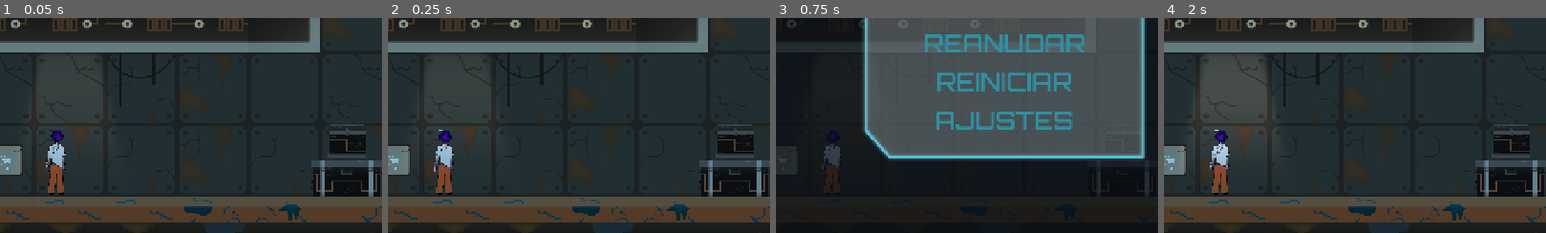
Above: before the commit, frames 1-4 (left to right).
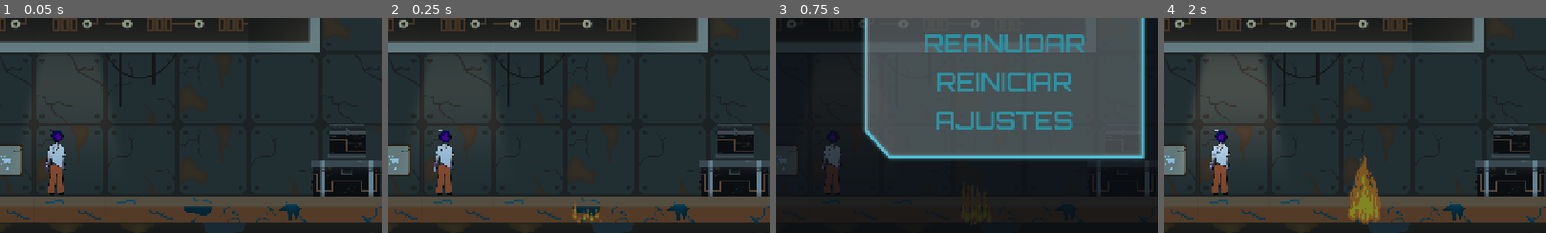
Above: after the commit, the same moments.

Repository: nati9v/Grupo-B
Game: Godot game, scene res://Scenes/Niveles/lvl1.tscn
Same seed, same stepped clock (60 frames per second), same inputs: the game is played once before the commit and once after it.
Inputs (mouse positions are % of the whole screen's width and height, from its top left):
- Up to frame 1 (0.05 s): no input
- Up to frame 2 (0.25 s): no input
- Up to frame 3 (0.75 s): click (91, 14) at 0.5 s
- Up to frame 4 (2 s): click "REINICIAR" at 1.25 s
The pictures show only the part of the screen within x 20-70%, y 40-90%; the shares and areas given below are measured in that part.

Frame 1 is identical in both runs. In frame 2, 0.2% of the frame differs, in the area x 48-56%, y 86-96%; in frame 3, 0.3%; in frame 4, 1.7%, in the area x 48-57%, y 64-96%.

Commit message:
sonidos de trampas

Diff:
--- a/Scenes/Niveles/lvl1.tscn
+++ b/Scenes/Niveles/lvl1.tscn
@@ -26,6 +26,7 @@
 [ext_resource type="Script" uid="uid://c0nb04m1t4wgt" path="res://Code/luces.gd" id="22_qjt1l"]
 [ext_resource type="PackedScene" uid="uid://btygccneo307t" path="res://Scenes/Mecanismos/plataforma_Vertical.tscn" id="24_lqu48"]
 [ext_resource type="PackedScene" uid="uid://dj7ykniqmuo5u" path="res://Scenes/Trampas y cadaveres/Trampas/Frost_trap.tscn" id="26_upjmo"]
+[ext_resource type="PackedScene" uid="uid://hfw7ugre1af8" path="res://Scenes/Trampas y cadaveres/Trampas/Fire_Trap.tscn" id="27_buwil"]
 
 [sub_resource type="CompressedTexture2D" id="CompressedTexture2D_iqlhl"]
 
@@ -714,4 +715,7 @@
 &"": SubResource("AnimationLibrary_upjmo")
 }
 
+[node name="Fire_trap" parent="." instance=ExtResource("27_buwil")]
+position = Vector2(1106, 493)
+
 [connection signal="pressed" from="UI_Level/TextureButton" to="Menu Pausa" method="_on_texture_button_pressed"]
--- a/Scenes/Trampas y cadaveres/Trampas/ElectricTrap.tscn
+++ b/Scenes/Trampas y cadaveres/Trampas/ElectricTrap.tscn
@@ -1,7 +1,8 @@
-[gd_scene load_steps=14 format=3 uid="uid://kawp3f3yobva"]
+[gd_scene load_steps=15 format=3 uid="uid://kawp3f3yobva"]
 
 [ext_resource type="Script" uid="uid://bljwdt4b80oel" path="res://Code/zona_de_muerte.gd" id="1_ajob0"]
 [ext_resource type="Texture2D" uid="uid://bccxriesdhhbb" path="res://Assets/Trampas/sprite-trampa-electrica.png" id="2_ncch3"]
+[ext_resource type="AudioStream" uid="uid://cduf1ng36ams3" path="res://Musica y SFX/SFX Trampas/Electricity 3.wav" id="3_2ko2w"]
 
 [sub_resource type="AtlasTexture" id="AtlasTexture_ncch3"]
 atlas = ExtResource("2_ncch3")
@@ -87,10 +88,16 @@
 scale = Vector2(0.4925, 0.306667)
 sprite_frames = SubResource("SpriteFrames_we825")
 autoplay = "default"
+frame_progress = 0.140489
 
 [node name="CollisionShape2D" type="CollisionShape2D" parent="."]
 position = Vector2(-5.5, -0.5)
 scale = Vector2(0.465, 1)
 shape = SubResource("RectangleShape2D_niu5o")
 
+[node name="ImpactoSFX" type="AudioStreamPlayer2D" parent="."]
+stream = ExtResource("3_2ko2w")
+autoplay = true
+bus = &"SFX"
+
 [connection signal="body_entered" from="." to="." method="_on_body_entered"]
--- a/Scenes/Trampas y cadaveres/Trampas/Fire_Trap.tscn
+++ b/Scenes/Trampas y cadaveres/Trampas/Fire_Trap.tscn
@@ -1,7 +1,8 @@
-[gd_scene load_steps=20 format=3 uid="uid://hfw7ugre1af8"]
+[gd_scene load_steps=21 format=3 uid="uid://hfw7ugre1af8"]
 
 [ext_resource type="Script" uid="uid://bljwdt4b80oel" path="res://Code/zona_de_muerte.gd" id="1_77dy0"]
 [ext_resource type="Texture2D" uid="uid://co3bgrv8d5026" path="res://Assets/Trampas/sprites-trampa-fuego.png" id="2_p52gh"]
+[ext_resource type="AudioStream" uid="uid://b75r0c6u0xwo2" path="res://Musica y SFX/SFX/trampa-fuego1.mp3" id="3_0j7ox"]
 
 [sub_resource type="AtlasTexture" id="AtlasTexture_77dy0"]
 atlas = ExtResource("2_p52gh")
@@ -127,11 +128,19 @@
 scale = Vector2(0.467, 0.467)
 sprite_frames = SubResource("SpriteFrames_x5q5g")
 autoplay = "default"
-frame_progress = 0.515795
+frame = 14
+frame_progress = 1.0
 
 [node name="CollisionShape2D" type="CollisionShape2D" parent="."]
+visible = false
 visibility_layer = 2
 shape = SubResource("RectangleShape2D_hh0fp")
 
+[node name="ImpactSFX" type="AudioStreamPlayer2D" parent="."]
+stream = ExtResource("3_0j7ox")
+pitch_scale = 1.03
+autoplay = true
+bus = &"SFX"
+
 [connection signal="area_shape_entered" from="." to="." method="_on_area_shape_entered"]
 [connection signal="animation_finished" from="AnimatedSprite2D" to="." method="_on_animated_sprite_2d_animation_finished"]
Not shown, changed: Musica y SFX/SFX Trampas/Electricity 3.wav.import
Not shown, removed: Musica y SFX/SFX Trampas/Fire Ignition 2.wav.import
Not shown, added: Musica y SFX/SFX/trampa-fuego.mp3.import
Not shown, added: Musica y SFX/SFX/trampa-fuego1.mp3.import
Not shown: 1 places in Scenes/Niveles/lvl1.tscn that only renumber resources
Not shown, removed: Musica y SFX/SFX Trampas/Fire Ignition 2.wav
Not shown, added: Musica y SFX/SFX/trampa-fuego.mp3
Not shown, added: Musica y SFX/SFX/trampa-fuego1.mp3
